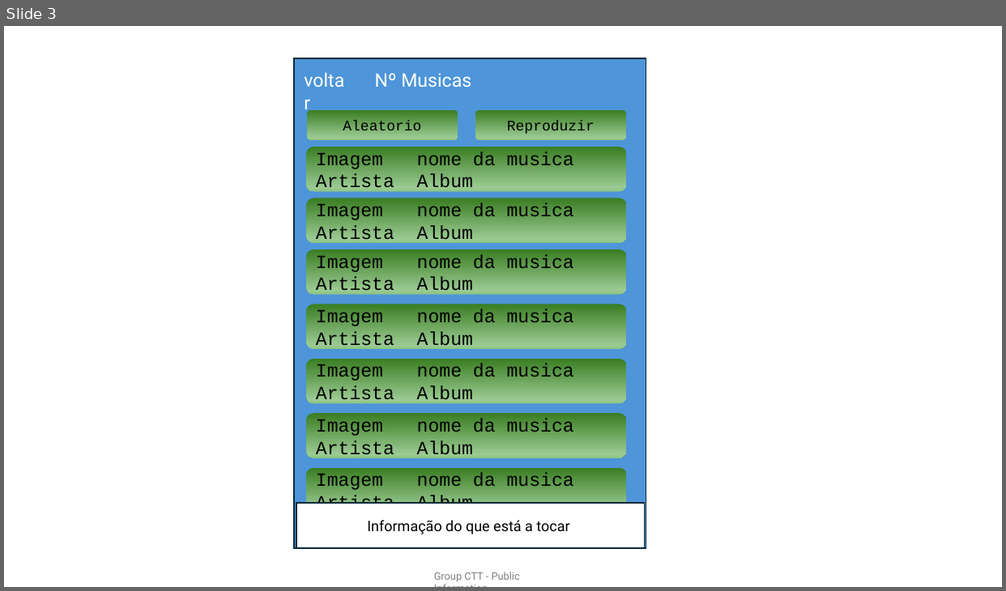
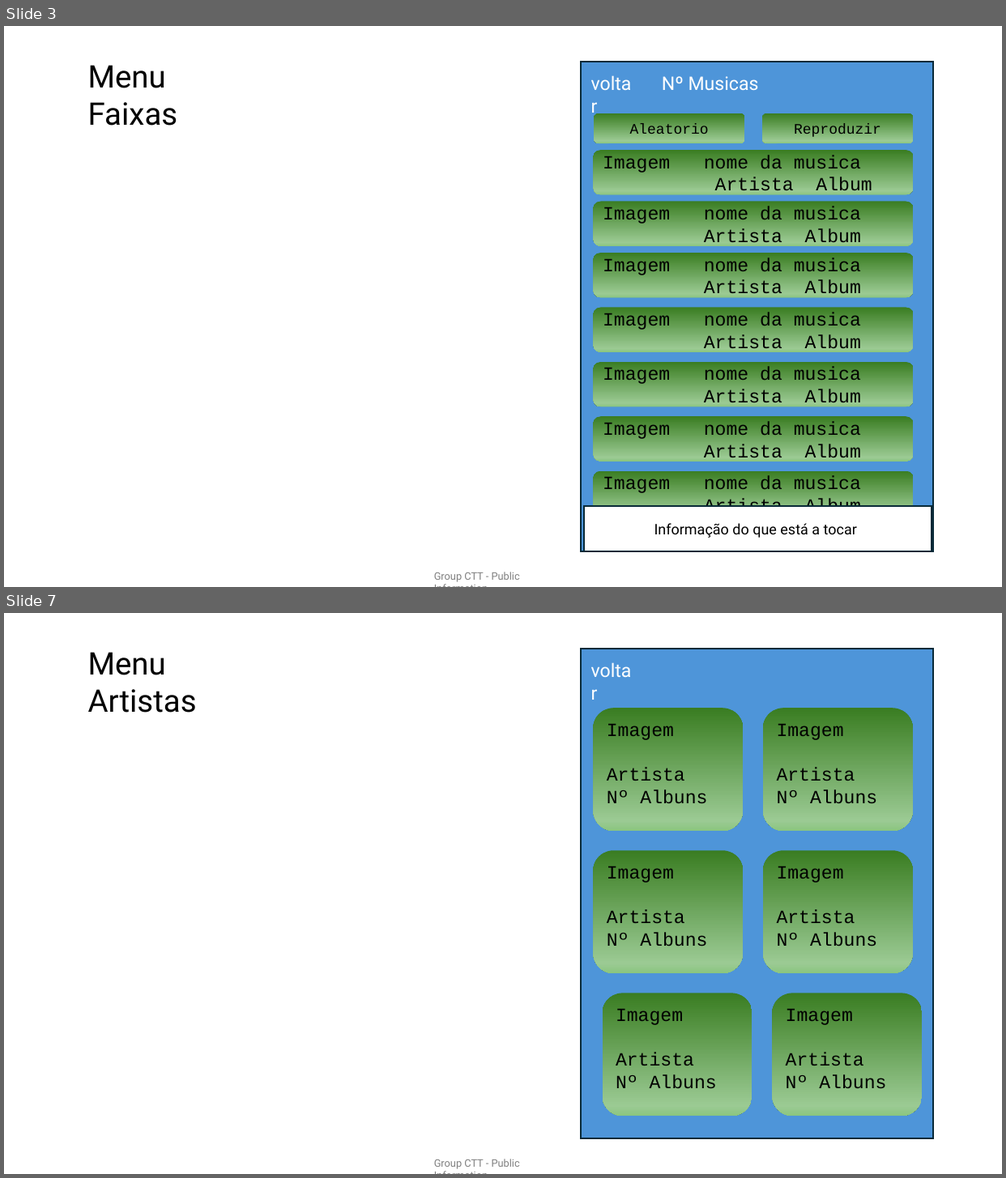
Before and after one commit to Victor-Candeias/VCCMusic, a slide deck: Documents/Layout.pptx. Shown one above the other, each under a label of ours: slide 3 before the commit, slides 3 and 7 after it; the slides between them are not shown. The pictures are 1006x591 and 1006x1178 pixels, drawn with LibreOffice and Linux fonts; fonts in the diff are those of the drawing. Boxes give left, top, right and bottom in pixels: in the first picture for what was removed or moved away, otherwise in the second. Text is boxed around its words. In the diff, an @@ line names an element or a change of style, - is before the commit and + after.

```diff
--- a/Documents/Layout.pptx
+++ b/Documents/Layout.pptx
@@ slide 7 added at box(4, 613, 1002, 1174), background #FFFFFF; not listed: 1 template element that a slide beside it also shows @@
@@ text added at box(88, 652, 197, 713), 30 pt, text #000000 @@
+Menu Artistas
@@ rectangle added at box(582, 649, 933, 1139), fill #4E95D9, outline #092A39 1.5 pt @@
@@ text added at box(583, 655, 645, 685), 18 pt, text #FFFFFF @@
+voltar
@@ rounded rectangle added at box(593, 708, 743, 831), fill gradient #3B7D23 to #9CCA94 to #8AC680, 18 pt, text #000000 @@
+Imagem
+Artista
+Nº Albuns
@@ rounded rectangle added at box(763, 708, 913, 831), fill gradient #3B7D23 to #9CCA94 to #8AC680, 18 pt, text #000000 @@
+Imagem
+Artista
+Nº Albuns
@@ rounded rectangle added at box(593, 850, 743, 973), fill gradient #3B7D23 to #9CCA94 to #8AC680, 18 pt, text #000000 @@
+Imagem
+Artista
+Nº Albuns
@@ rounded rectangle added at box(763, 850, 913, 973), fill gradient #3B7D23 to #9CCA94 to #8AC680, 18 pt, text #000000 @@
+Imagem
+Artista
+Nº Albuns
@@ rounded rectangle added at box(602, 994, 752, 1116), fill gradient #3B7D23 to #9CCA94 to #8AC680, 18 pt, text #000000 @@
+Imagem
+Artista
+Nº Albuns
@@ rounded rectangle added at box(772, 994, 922, 1116), fill gradient #3B7D23 to #9CCA94 to #8AC680, 18 pt, text #000000 @@
+Imagem
+Artista
+Nº Albuns
@@ slide 3 changed as well @@
@@ text added at box(88, 65, 178, 126), 30 pt, text #000000 @@
+Menu Faixas
@@ 9 rounded rectangles, 2 rectangles, 2 texts: place and size @@
-9 rounded rectangles, 2 rectangles, 2 texts at box(295, 58, 646, 548)
+9 rounded rectangles, 2 rectangles, 2 texts at box(582, 62, 933, 552)
```
Also in this commit, not shown: 2 other slides changed, 7 other slides added, 11 other files.
